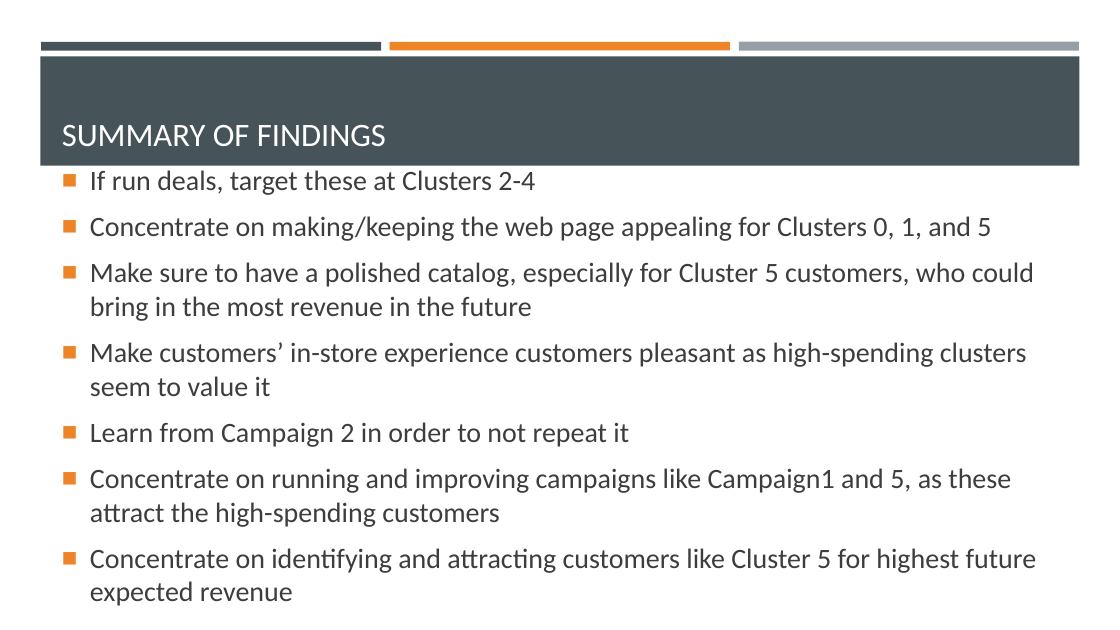
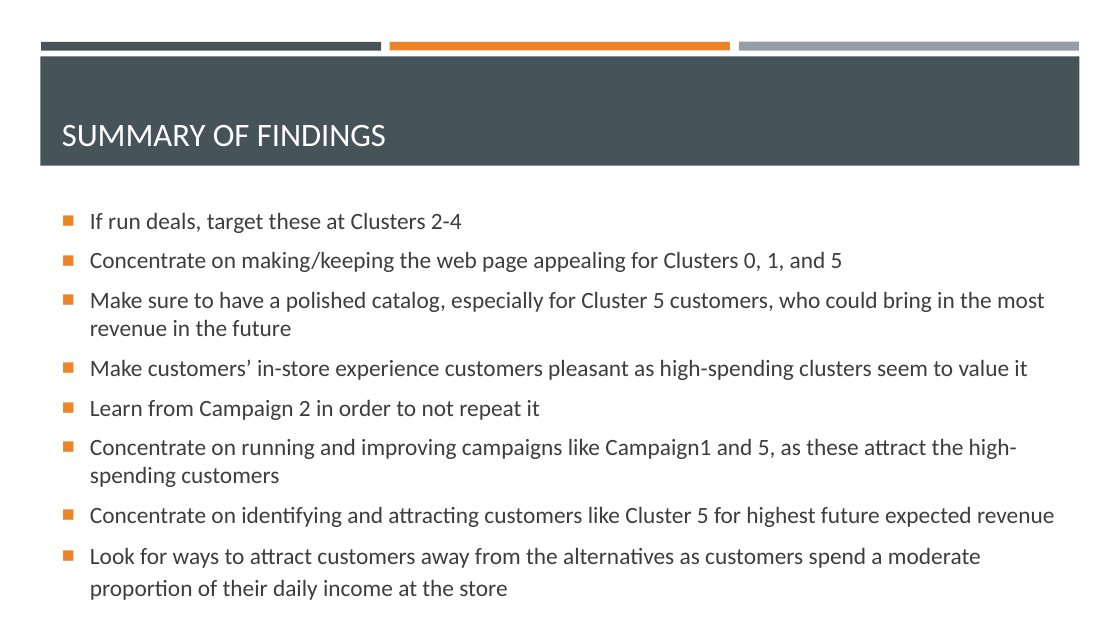
Before and after one commit to dapopov-st/store-customer-segmentation, a slide deck: slide 30 of Customer-Segmentation-Presentation.pptx (slide 29 before the commit). Drawn at 1120x630 pixels with LibreOffice and Linux fonts; fonts in the diff are those of the drawing. Boxes give left, top, right and bottom in pixels: in the first picture for what was removed or moved away, otherwise in the second. Text is boxed around its words. In the diff, an @@ line names an element or a change of style, - is before the commit and + after.

Commit message:
add analysis based on proportion of daily income spent

```diff
--- a/Customer-Segmentation-Presentation.pptx
+++ b/Customer-Segmentation-Presentation.pptx
@@ text at (90, 213, 1054, 527): size 24 to 20 pt in "If run deals, target these at Clusters ...", "Concentrate on making/keeping the web page appealing ...", "Make sure to have a polished catalog, ...", "Make customers’ in-store experience customers pleasant as ..." and 3 more places @@
@@ text at (90, 548, 981, 600): paragraph added @@
+■ Look for ways to attract customers away from the alternatives as customers spend a moderate proportion of their daily income at the store ways to attract customers away from the alternatives
```
Also in this commit, not shown: 1 other slide changed, 1 slide added, 1 other file.
